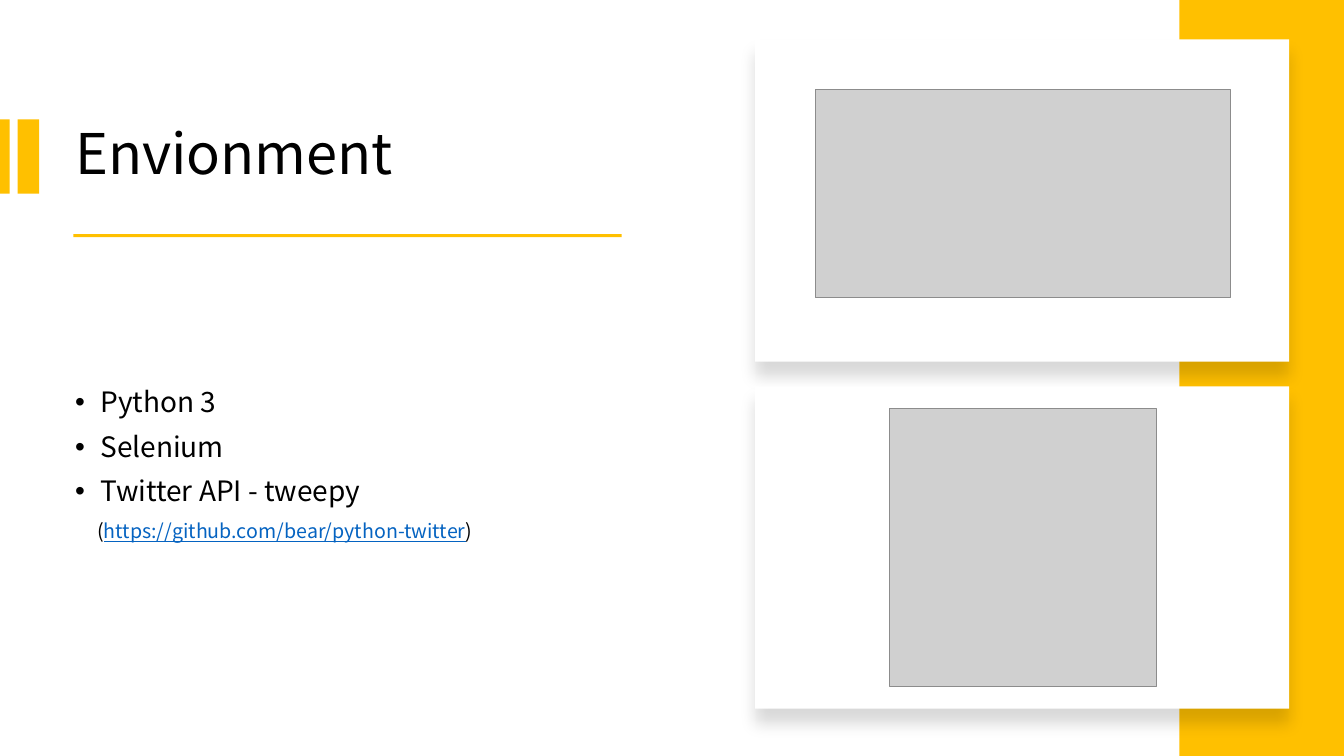
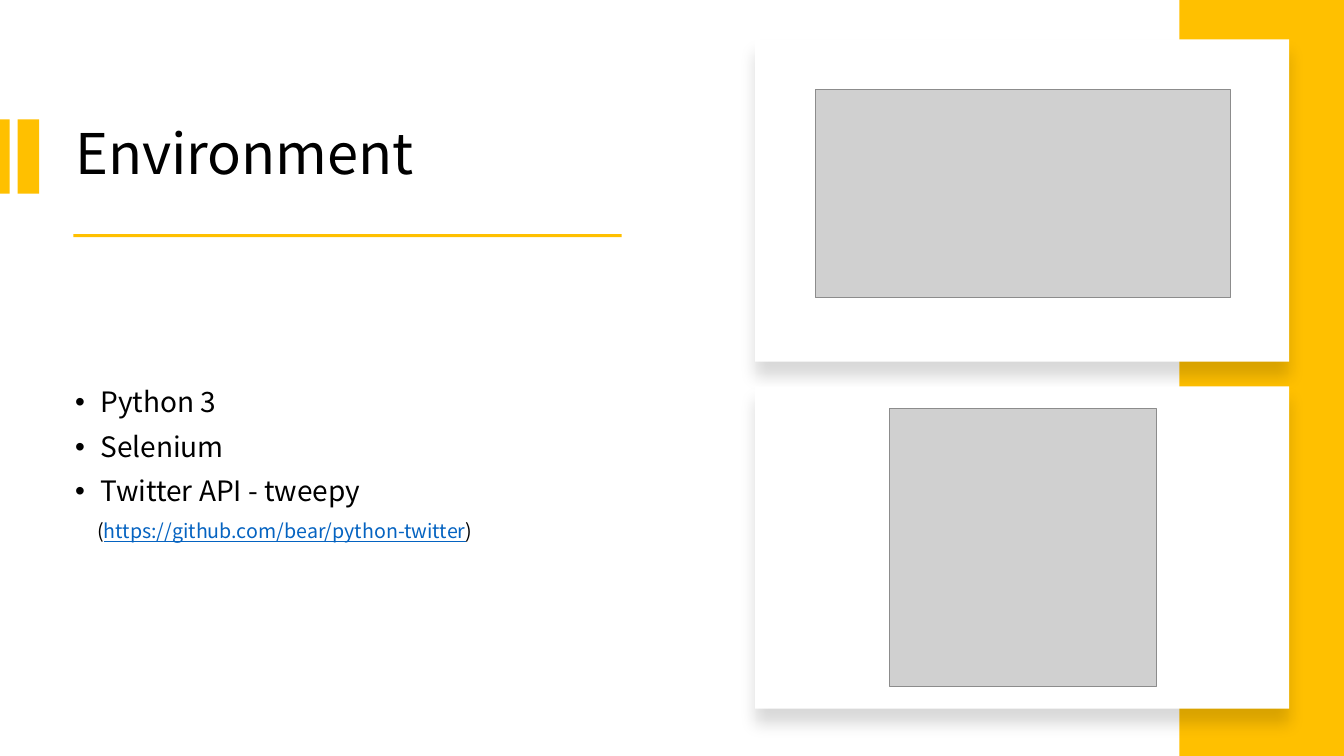
Before and after one commit to irun-soccer/irun, a slide deck: slide 5 of docs/nlp_IRun_01.pptx. Drawn at 1344x756 pixels with LibreOffice and Linux fonts; fonts in the diff are those of the drawing; grey boxes stand for pictures. Boxes give left, top, right and bottom in pixels: in the first picture for what was removed or moved away, otherwise in the second. Text is boxed around its words. In the diff, an @@ line names an element or a change of style, - is before the commit and + after.

Commit message:
20220509 Docs : 첫 번째 ppt 업데이트

```diff
--- a/docs/nlp_IRun_01.pptx
+++ b/docs/nlp_IRun_01.pptx
@@ title at bbox=[75, 130, 414, 175]: text changed @@
-Envionment
+Environment
```
